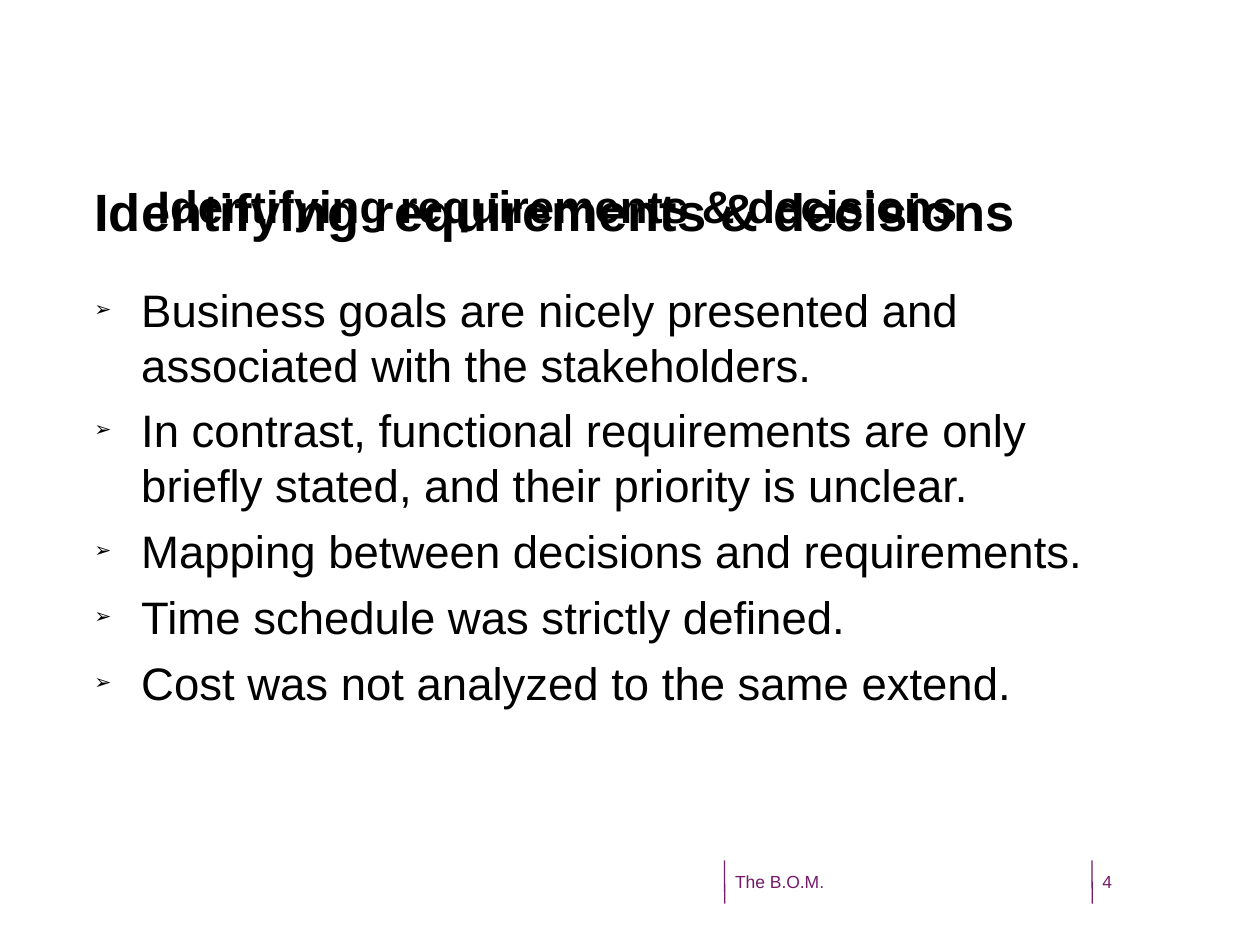
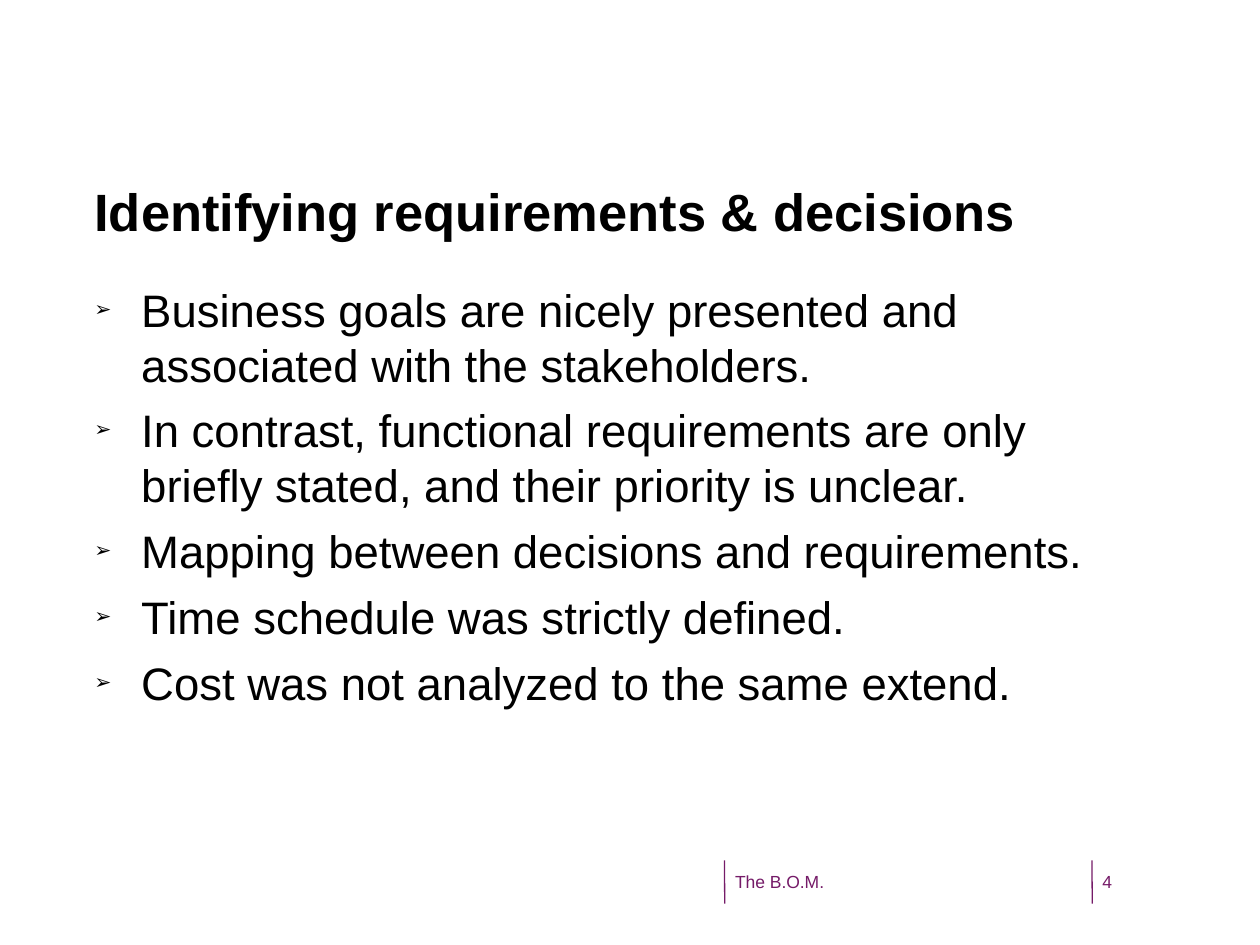
Before and after one commit to CindyBerghuizen/BallOfMud, a slide deck: slide 4 of Assignment 3/SoftwareArchtectureWeek6Presentation.odp. Drawn at 1260x945 pixels with LibreOffice and Linux fonts; fonts in the diff are those of the drawing; background and template pictures are left out. Boxes give left, top, right and bottom in pixels: in the first picture for what was removed or moved away, otherwise in the second. Text is boxed around its words. In the diff, an @@ line names an element or a change of style, - is before the commit and + after.

```diff
--- a/Assignment 3/SoftwareArchtectureWeek6Presentation.odp
+++ b/Assignment 3/SoftwareArchtectureWeek6Presentation.odp
@@ text removed at (x1=157, y1=188, x2=957, y2=242) @@
-  Identifying requirements & decisions
```
Also in this commit, not shown: 2 other slides changed.
